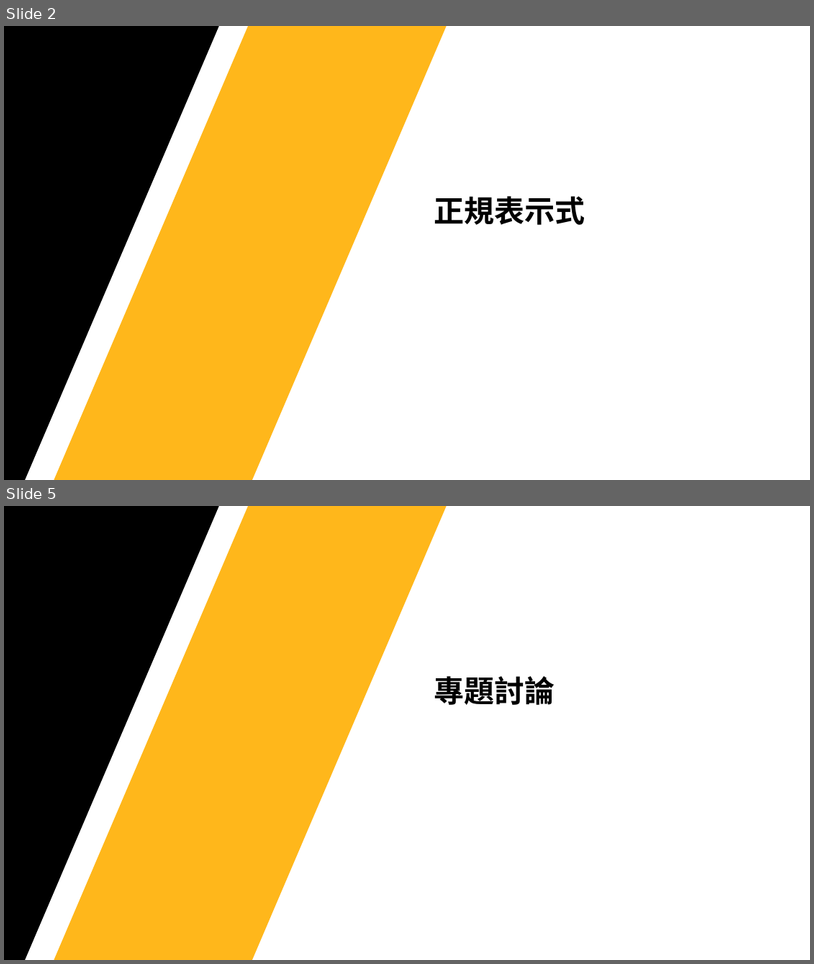
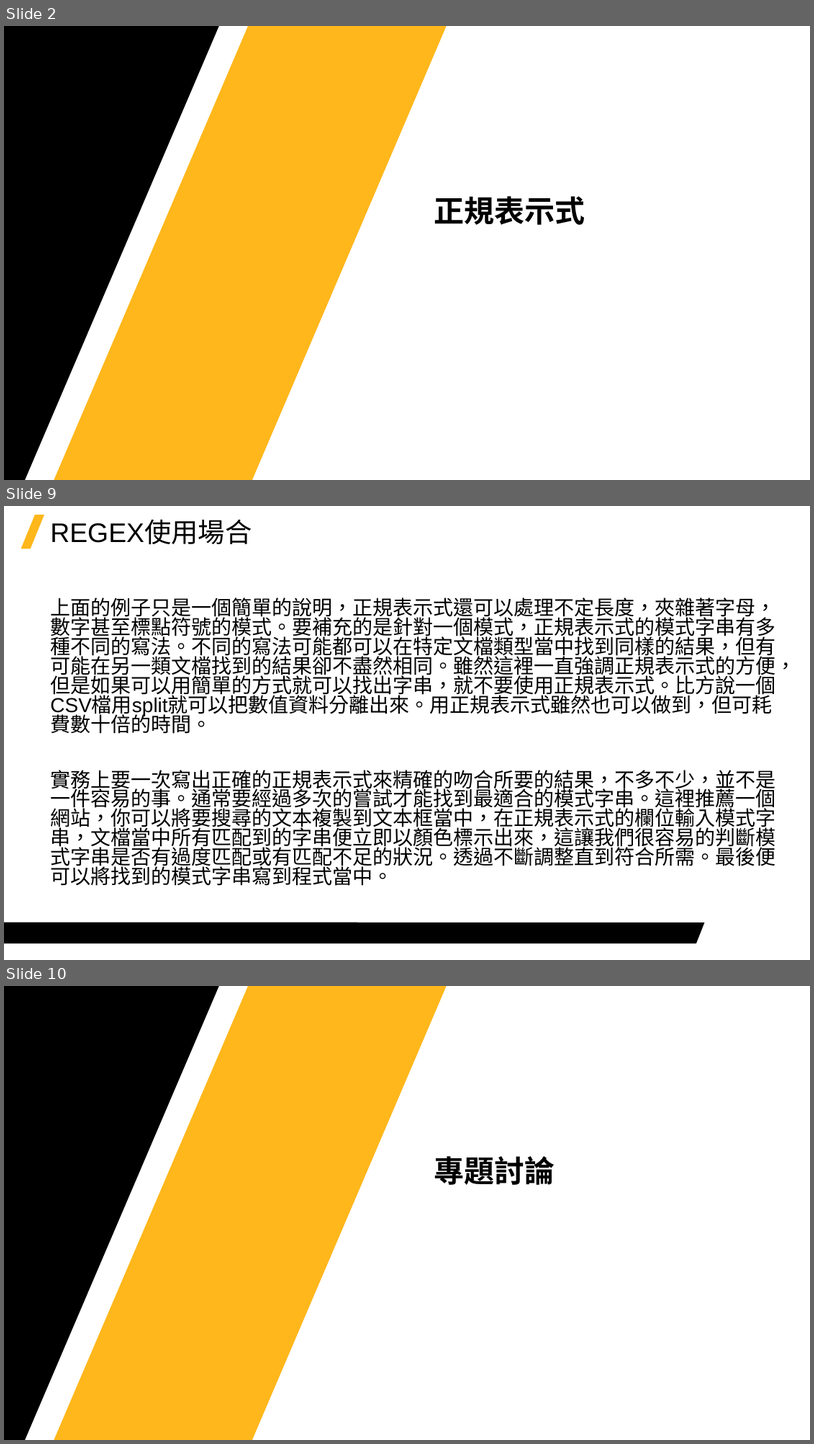
Before and after one commit to Jerrick-cheng/AEDT-Automation-Camp, a slide deck: 上課教材/Week6.pptx. Shown one above the other, each under a label of ours: slides 2 and 5 before the commit, slides 2, 9 and 10 after it; the slides between them are not shown. The pictures are 814x964 and 814x1444 pixels, drawn with LibreOffice and Linux fonts; fonts in the diff are those of the drawing; background and template pictures are left out. Boxes give left, top, right and bottom in pixels: in the first picture for what was removed or moved away, otherwise in the second. Text is boxed around its words. In the diff, an @@ line names an element or a change of style, - is before the commit and + after.

```diff
--- a/上課教材/Week6.pptx
+++ b/上課教材/Week6.pptx
@@ slide 9 added at [4, 506, 810, 960], background #FFFFFF @@
@@ parallelogram added at [21, 515, 44, 548], fill #FFB71B @@
@@ title added at [50, 520, 252, 544], 32 pt, text #000000 @@
+REGEX使用場合
@@ text added at [50, 597, 796, 885], 24 pt, text #000000 @@
+上面的例子只是一個簡單的說明，正規表示式還可以處理不定長度，夾雜著字母，數字甚至標點符號的模式。要補充的是針對一個模式，正規表示式的模式字串有多種不同的寫法。不同的寫法可能都可以在特定文檔類型當中找到同樣的結果，但有可能在另一類文檔找到的結果卻不盡然相同。雖然這裡一直強調正規表示式的方便，但是如果可以用簡單的方式就可以找出字串，就不要使用正規表示式。比方說一個CSV檔用split就可以把數值資料分離出來。用正規表示式雖然也可以做到，但可耗費數十倍的時間。
+實務上要一次寫出正確的正規表示式來精確的吻合所要的結果，不多不少，並不是一件容易的事。通常要經過多次的嘗試才能找到最適合的模式字串。這裡推薦一個網站，你可以將要搜尋的文本複製到文本框當中，在正規表示式的欄位輸入模式字串，文檔當中所有匹配到的字串便立即以顏色標示出來，這讓我們很容易的判斷模式字串是否有過度匹配或有匹配不足的狀況。透過不斷調整直到符合所需。最後便可以將找到的模式字串寫到程式當中。
@@ freeform shape added at [4, 922, 705, 943], fill #000000 @@
@@ what was slide 5 is now slide 10 @@
```
Also in this commit, not shown: 1 slide changed, 5 other slides added, 1 slide removed, 2 other files.
